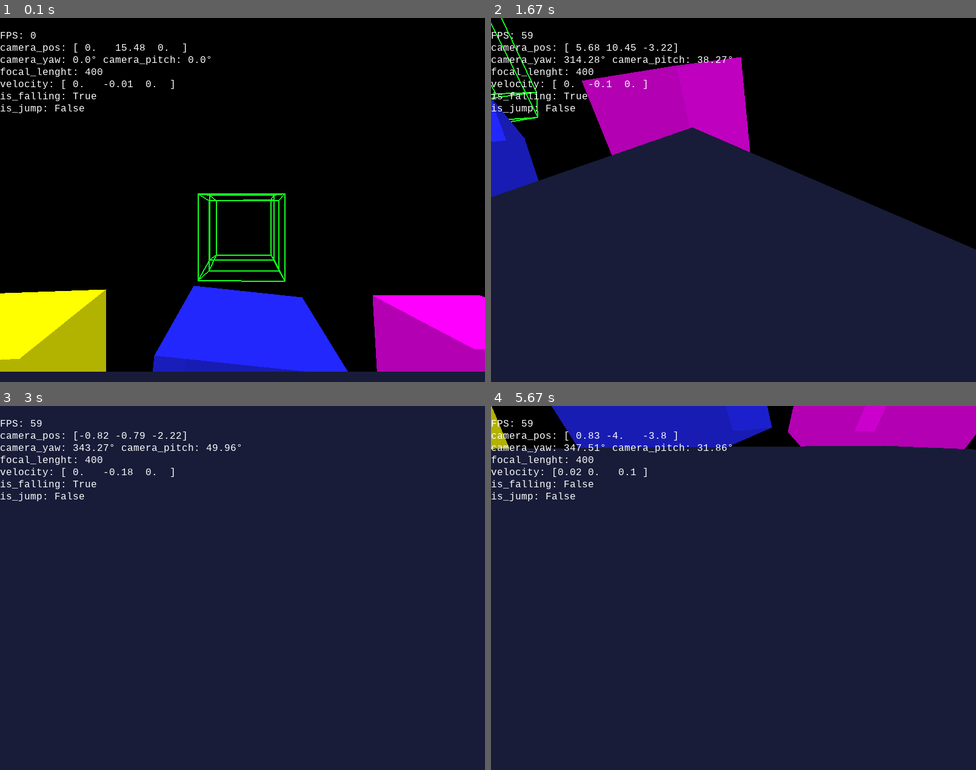
Above: before the commit, frames 1-4 (two rows, left to right).
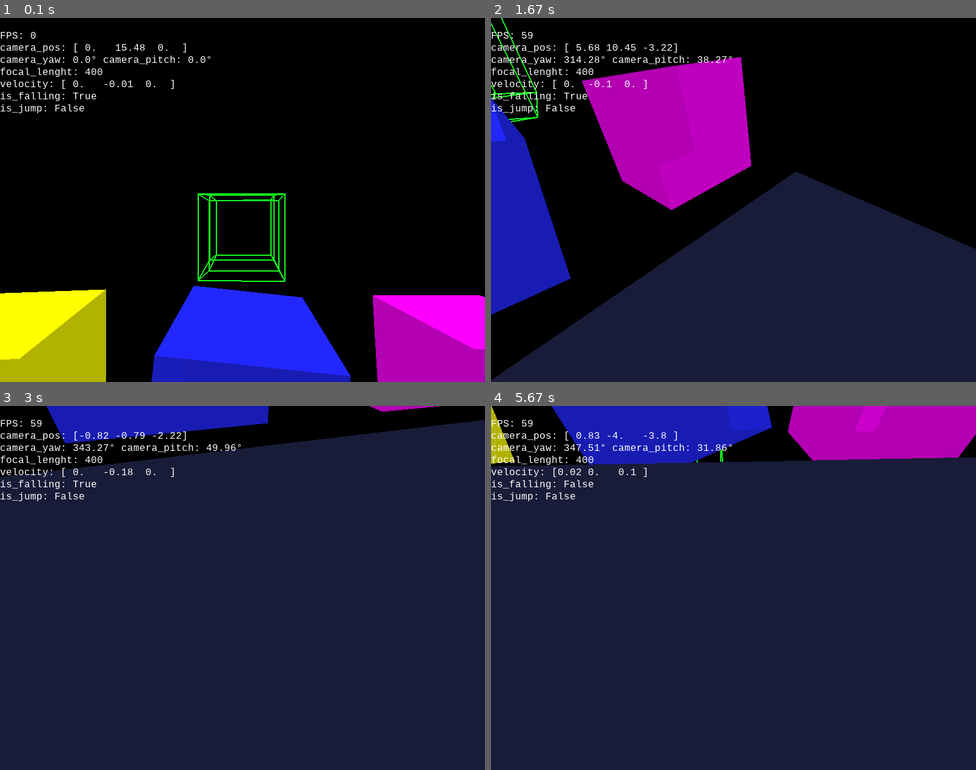
Above: after the commit, the same moments.

Repository: DoubleCitizen/pygame_3d_engine
Game: pygame game, started from main.py
Two runs of this game, one before a commit and one after it. Both use one fixed random seed, a clock stepped at 60 frames per second and the inputs below.
Inputs (mouse positions are in pixels of both pictures, inside the frame that each line leads up to):
- Up to frame 1 (0.1 s): no input
- Up to frame 2 (1.67 s): hold D 0.33-0.8 s; move the mouse to (714, 214) at 0.37 s; hold W 0.83-1.13 s; move the mouse to (888, 189) at 0.87 s; hold D 1.17-1.63 s; move the mouse to (733, 221) at 1.2 s
- Up to frame 3 (3 s): hold A 1.67-2.2 s; move the mouse to (126, 591) at 1.7 s; hold S 2.23-2.53 s; move the mouse to (291, 668) at 2.27 s; hold A 2.57-2.97 s; move the mouse to (92, 675) at 2.6 s
- Up to frame 4 (5.67 s): hold W 3-3.37 s; move the mouse to (806, 460) at 3.03 s; hold D 3.4-4.03 s; move the mouse to (912, 715) at 3.43 s; hold S 4.07-4.43 s; move the mouse to (791, 620) at 4.1 s; hold A 4.47-4.93 s; move the mouse to (743, 464) at 4.5 s; hold D 4.97-5.43 s; move the mouse to (617, 515) at 5 s; hold W from 5.47 s (still down); move the mouse to (558, 577) at 5.5 s

The runs differ from the first frame. In frame 1, 2.8% of the frame differs, in the area x 0-100%, y 97-100%; in frame 2, 20%, in the area x 0-100%, y 30-100%; in frame 3, 11%; in frame 4, 3.8%.

Commit message:
fix: correct surface position in 3D space

Diff:
--- a/main.py
+++ b/main.py
@@ -46,7 +46,7 @@
 cube1 = Cube(np.array([255, 255, 0]), np.array([-20, 0, 20], dtype=float), 10)
 cube2 = Cube(np.array([255, 0, 255]), np.array([20, 0, 20], dtype=float), 10)
 cube3 = Cube(np.array([35, 40, 255]), np.array([0, 0, 20], dtype=float), 10)
-surface = Surface(np.array([35, 40, 80]), np.array([0, -5, 0], dtype=float), 50, 2)
+surface = Surface(np.array([35, 40, 80]), np.array([0, -5, -20], dtype=float), 50, 2)
 tesseract = Tesseract(np.array([20, 255, 30]), np.array([0, 0, 120, 0], dtype=float), 5)
 
 objects: list = [cube1, cube2, cube3, surface, tesseract]
